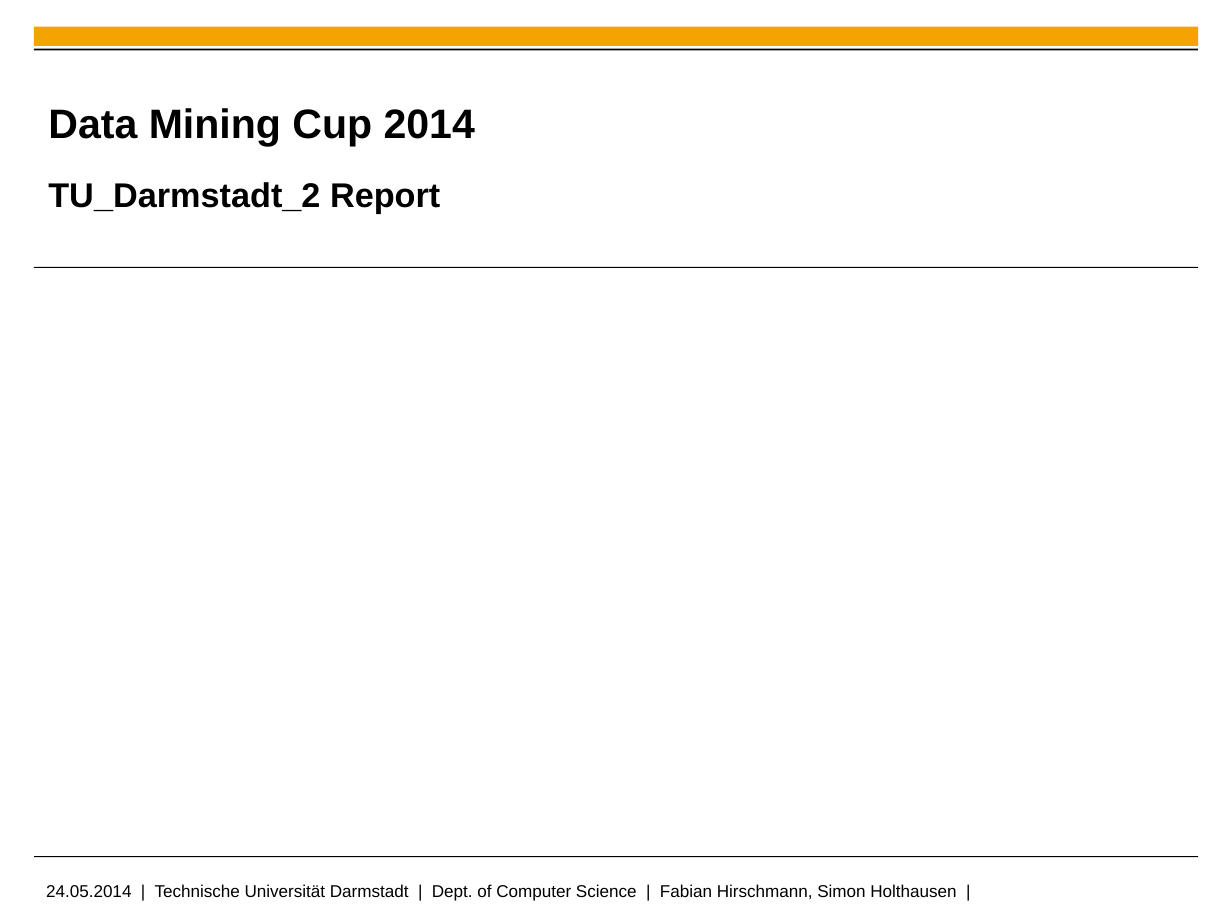
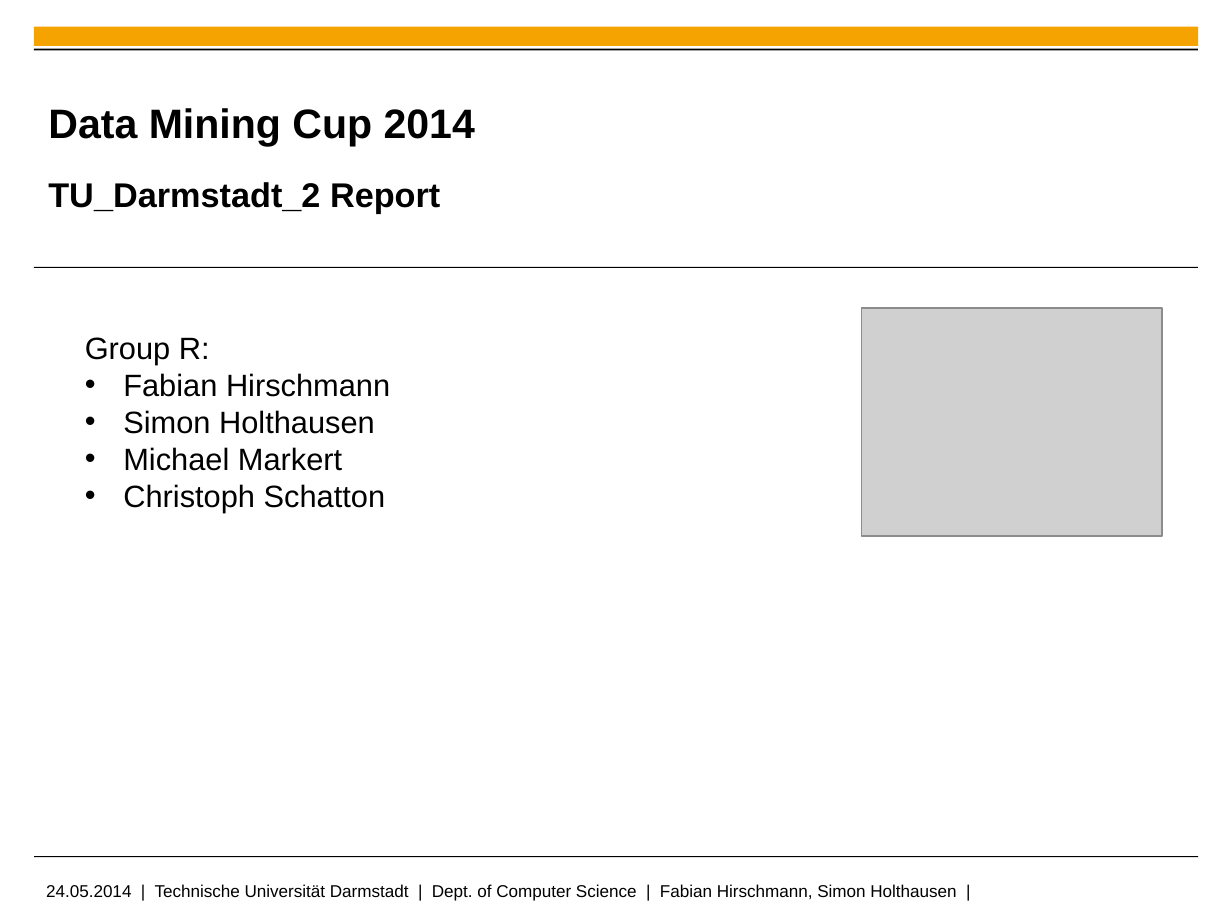
Before and after one commit to fhirschmann/ml_dmc2014, a slide deck: slide 1 of doc/pres-prudsys.pptx. Drawn at 1232x924 pixels with LibreOffice and Linux fonts; fonts in the diff are those of the drawing; grey boxes stand for pictures; background and template pictures are left out. Boxes give left, top, right and bottom in pixels: in the first picture for what was removed or moved away, otherwise in the second. Text is boxed around its words. In the diff, an @@ line names an element or a change of style, - is before the commit and + after.

Commit message:
add R logo :D

```diff
--- a/doc/pres-prudsys.pptx
+++ b/doc/pres-prudsys.pptx
@@ picture added at bbox=[861, 308, 1162, 536] @@
@@ text added at bbox=[85, 337, 390, 512], 18 pt, text #000000 @@
+Group R:
+• Fabian Hirschmann
+• Simon Holthausen
+• Michael Markert
+• Christoph Schatton
```
